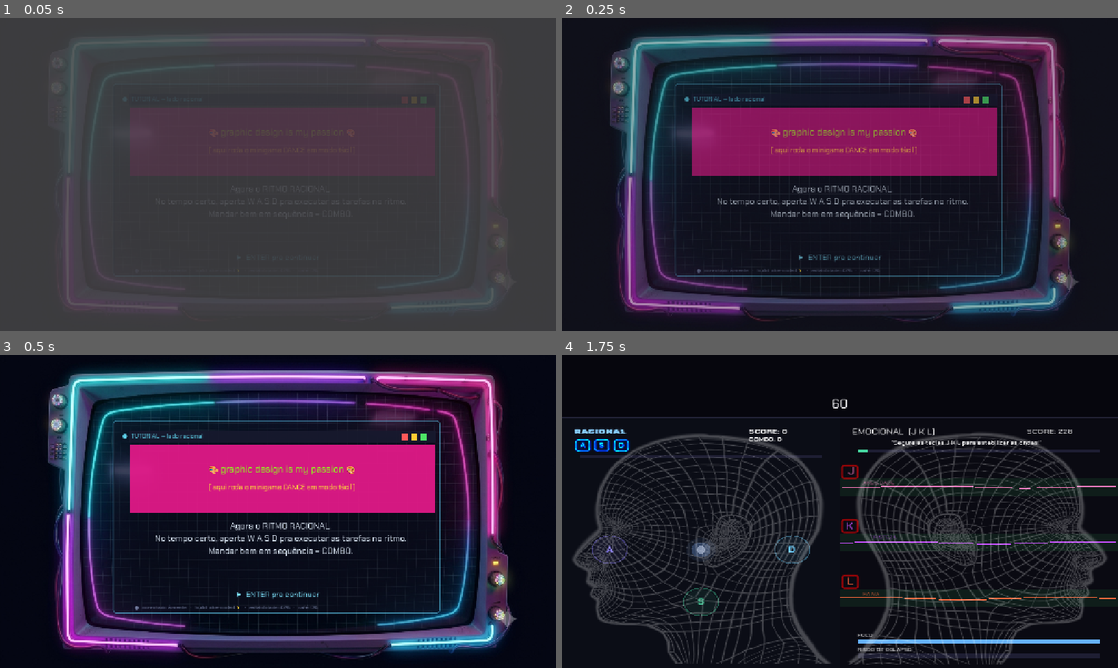
Above: before the commit, frames 1-4 (two rows, left to right).
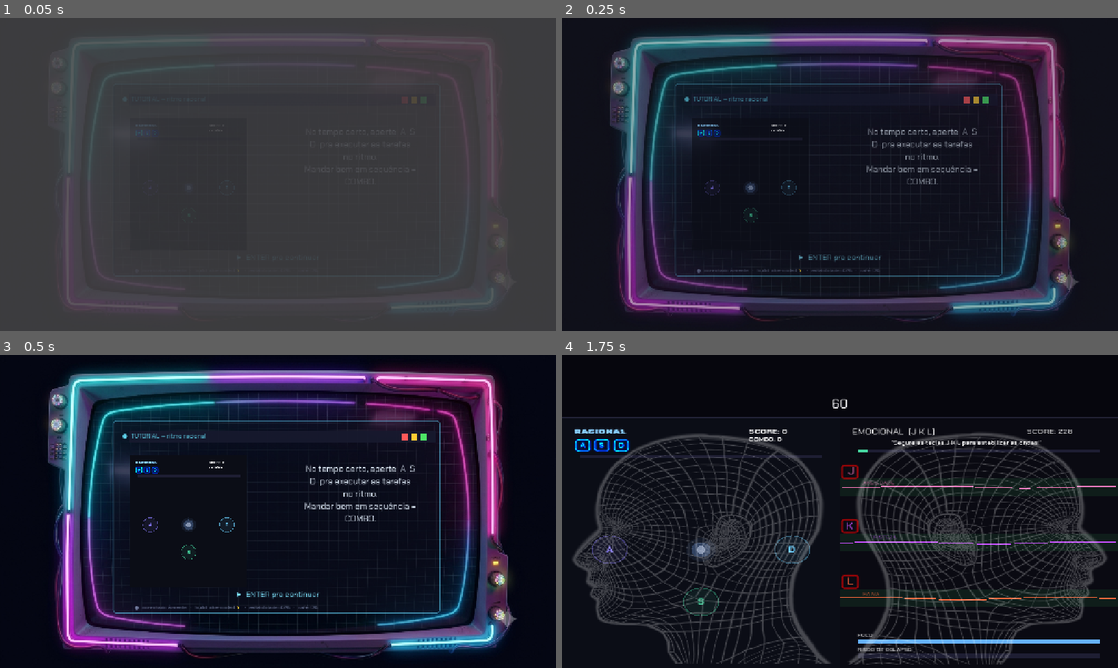
Above: after the commit, the same moments.

Repository: joaopedrogiancolidev/Gamejam42
Game: Godot game, scene res://scenes/Tutorial2.tscn
Same seed, same stepped clock (60 frames per second), same inputs: the game is played once before the commit and once after it. This scene is started directly instead of the project's main scene. Sound files missing from this copy of the repository are replaced by a short silence.
Inputs:
- Up to frame 1 (0.05 s): no input
- Up to frame 2 (0.25 s): no input
- Up to frame 3 (0.5 s): no input
- Up to frame 4 (1.75 s): tap W at 0.5 s; hold D 0.53-1.28 s; tap Enter at 0.6 s; tap Space at 0.77, 1.52 s; tap Keypad Enter at 0.8, 1.35 s; hold S from 1.28 s (still down); tap K at 1.55 s

The runs differ from the first frame. In frame 1, 4.1% of the frame differs, in the area x 23-71%, y 32-64%; in frame 2, 13%; in frame 3, 13%, in the area x 23-79%, y 25-71%; in frame 4, nothing differs.

Commit message:
feat: Tutorial2 roda MinigameDance embutido (modo autonomo) + flag esconder_arte no TemplateLore
Co-Authored-By: Claude Opus 4.8 <noreply@anthropic.com>

Diff:
--- a/scenes/Tutorial2.tscn
+++ b/scenes/Tutorial2.tscn
@@ -1,11 +1,33 @@
-[gd_scene load_steps=2 format=3]
+[gd_scene format=3 uid="uid://b50ifuyqluaq7"]
 
-[ext_resource type="PackedScene" path="res://scenes/TemplateLore.tscn" id="1_base"]
+[ext_resource type="PackedScene" uid="uid://cb6o0dkp1x5xd" path="res://scenes/TemplateLore.tscn" id="1_base"]
+[ext_resource type="PackedScene" uid="uid://ddo67vb1yguwj" path="res://scenes/MinigameDance.tscn" id="2_dance"]
 
-[node name="Tutorial2" instance=ExtResource("1_base")]
-header = "●  TUTORIAL — lado racional"
-texto = "Agora o RITMO RACIONAL.
-No tempo certo, aperte W A S D pra executar as tarefas no ritmo.
+[node name="Tutorial2" unique_id=1486695104 instance=ExtResource("1_base")]
+header = "●  TUTORIAL — ritmo racional"
+texto = "No tempo certo, aperte  A  S  D  pra executar as tarefas no ritmo.
 Mandar bem em sequência = COMBO."
-arte_placeholder = "[ aqui roda o minigame DANCE em modo fácil ]"
+esconder_arte = true
+
+[node name="Placeholder" parent="Software" parent_id_path=PackedInt32Array(434879675) index="7" unique_id=931311874]
+visible = false
+
+[node name="Titulo" parent="Software/Placeholder" index="0" unique_id=135157807]
+visible = false
+
+[node name="Desc" parent="Software/Placeholder" index="1" unique_id=1048017954]
+visible = false
+
+[node name="Texto" parent="Software/Conteudo" parent_id_path=PackedInt32Array(329387098) index="0" unique_id=2123188344]
+offset_left = 448.8889
+offset_top = 106.66667
+offset_right = 738.8889
+offset_bottom = 380.0
+
+[node name="Dance" parent="." index="4" unique_id=2111201790 instance=ExtResource("2_dance")]
+position = Vector2(300, 231.00002)
+scale = Vector2(0.42, 0.42)
+BEAT_INICIAL = 4.0
+META = 1500
+autonomo = true
 proxima_cena = "res://scenes/Lore2.tscn"
--- a/scripts/MinigameDance.gd
+++ b/scripts/MinigameDance.gd
@@ -1,9 +1,14 @@
 extends Node2D
 
 # ============================================================
-#  MINIGAME DANCE  -  LADO ESQUERDO (racional)  -  teclas S D F
+#  MINIGAME DANCE  -  LADO ESQUERDO (racional)  -  teclas A S D
 #  Versão com cena editável: posições e parâmetros ajustáveis
-#  no inspetor do Godot. O Hub coordena o fim de jogo.
+#  no inspetor do Godot.
+#
+#  No HUB: o Hub coordena o fim de jogo (lê score/falhou/ativo).
+#  AUTÔNOMO (tutorial): ligue `autonomo` no inspetor e aponte
+#  `proxima_cena` — aí ele mesmo cuida do fim (bate META -> troca
+#  de cena sozinho; ENTER/ESC pula). É assim que o Tutorial2 roda.
 # ============================================================
 
 # --- Parâmetros de ritmo (editáveis no inspetor) ---
@@ -33,6 +38,15 @@
 var score: int = 0
 var ativo: bool = true
 var falhou: bool = false
+
+# --- Modo autônomo (tutorial / rodar fora do Hub) ---
+# DESLIGADO por padrão: no Hub continua tudo igual, o Hub manda no fim.
+# Ligado (tutorial): ao bater a META ele troca pra `proxima_cena`
+# sozinho; ENTER/ESC pula a qualquer momento.
+@export var autonomo: bool = false
+@export_file("*.tscn") var proxima_cena: String = ""
+var _fim_t: float = 0.0
+var _saindo: bool = false
 
 # --- Referências aos nós da cena ---
 @onready var _centro        := $Centro
@@ -114,6 +128,8 @@
 	_bursts.clear()
 	ativo = true
 	falhou = false
+	_fim_t = 0.0
+	_saindo = false
 	for a in ALVOS:
 		a.held = false
 		a.flash = 0.0
@@ -163,6 +179,11 @@
 	queue_redraw()
 
 	if not ativo:
+		# autônomo: terminou (bateu META) -> segue sozinho depois de um respiro
+		if autonomo:
+			_fim_t += delta
+			if _fim_t > 2.0:
+				_ir_proxima()
 		return
 
 	song_time += delta
@@ -194,8 +215,13 @@
 	_combo_label.text = "COMBO: %d" % combo
 	_fill_score.scale.x = clampf(float(score) / META, 0.0, 1.0)
 
-	# PREPARE-SE removido: as notas entram com o lead-in normal, sem overlay
-	_prepare_label.visible = false
+	# PREPARE-SE removido: as notas entram com o lead-in normal, sem overlay.
+	# No modo autônomo, ao terminar mostra o aviso de "pode seguir".
+	if autonomo and not ativo:
+		_prepare_label.visible = true
+		_prepare_label.text = "MANDOU BEM!\nENTER pra seguir"
+	else:
+		_prepare_label.visible = false
 
 	# Atualiza cor das letras dos alvos conforme o flash (tecla pressionada)
 	var teclas := [
@@ -210,6 +236,15 @@
 			teclas[i].modulate = ALVOS[i].cor
 
 
+func _ir_proxima() -> void:
+	# só no modo autônomo; troca de cena uma única vez
+	if not autonomo or _saindo:
+		return
+	_saindo = true
+	if proxima_cena != "":
+		get_tree().change_scene_to_file(proxima_cena)
+
+
 func _pos_nota(n) -> Vector2:
 	var alvo = ALVOS[n.key]
 	var prog: float = clampf((song_time - (n.hit_time - APPROACH)) / APPROACH, 0.0, 1.0)
@@ -217,6 +252,11 @@
 
 
 func _unhandled_input(event: InputEvent) -> void:
+	# autônomo: ENTER/ESC pula pra próxima cena (vale até com o jogo parado)
+	if autonomo and event is InputEventKey and event.pressed and not event.echo:
+		if event.keycode in [KEY_ENTER, KEY_KP_ENTER, KEY_ESCAPE]:
+			_ir_proxima()
+			return
 	if not ativo or not (event is InputEventKey) or event.echo:
 		return
 	for i in ALVOS.size():
--- a/scripts/TemplateLore.gd
+++ b/scripts/TemplateLore.gd
@@ -22,6 +22,10 @@
 @export_multiline var texto: String = "João respirou. Disse 'não' pro deploy de sexta 18h, fechou o notebook e foi viver. O unicórnio que espere, ele escolheu ser uma pessoa inteira em vez de um recurso."
 @export var imagem: Texture2D
 @export var arte_placeholder: String = "[ ARTE AQUI ]"
+# Esconde a área de arte (imagem + placeholder). Útil quando a telinha
+# vai abrigar OUTRA coisa no lugar — ex.: o Tutorial2 roda o minigame
+# Dance dentro do monitor. Desligado por padrão: não afeta as demais telas.
+@export var esconder_arte: bool = false
 @export_file("*.tscn") var proxima_cena: String = ""
 
 var _header: Label
@@ -57,7 +61,13 @@
 		$Monitor.visible = false
 	else:
 		$MonitorFrame.visible = false
-	if imagem and _imagem:
+	if esconder_arte:
+		# a telinha vira só moldura + texto; outra coisa ocupa o espaço
+		if _imagem:
+			_imagem.visible = false
+		if _placeholder:
+			_placeholder.visible = false
+	elif imagem and _imagem:
 		_imagem.texture = imagem
 		_imagem.visible = true
 		if _placeholder:
